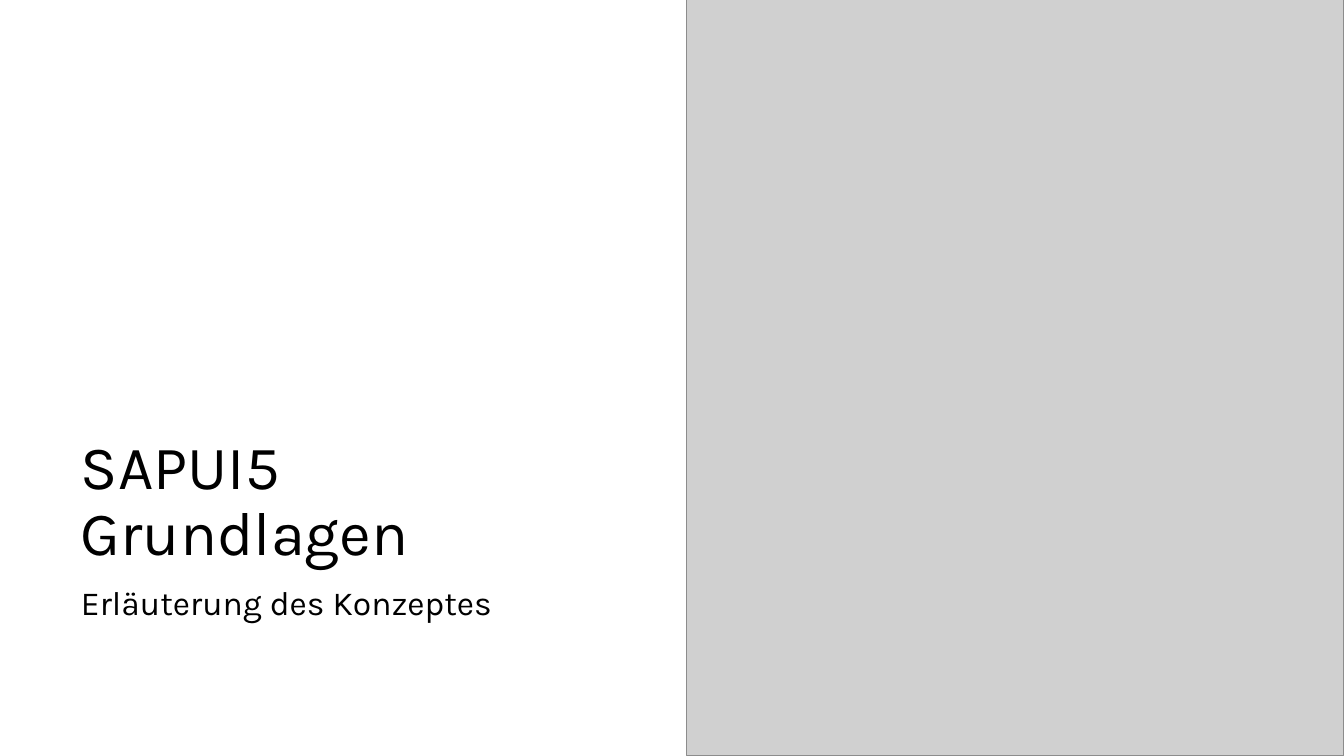
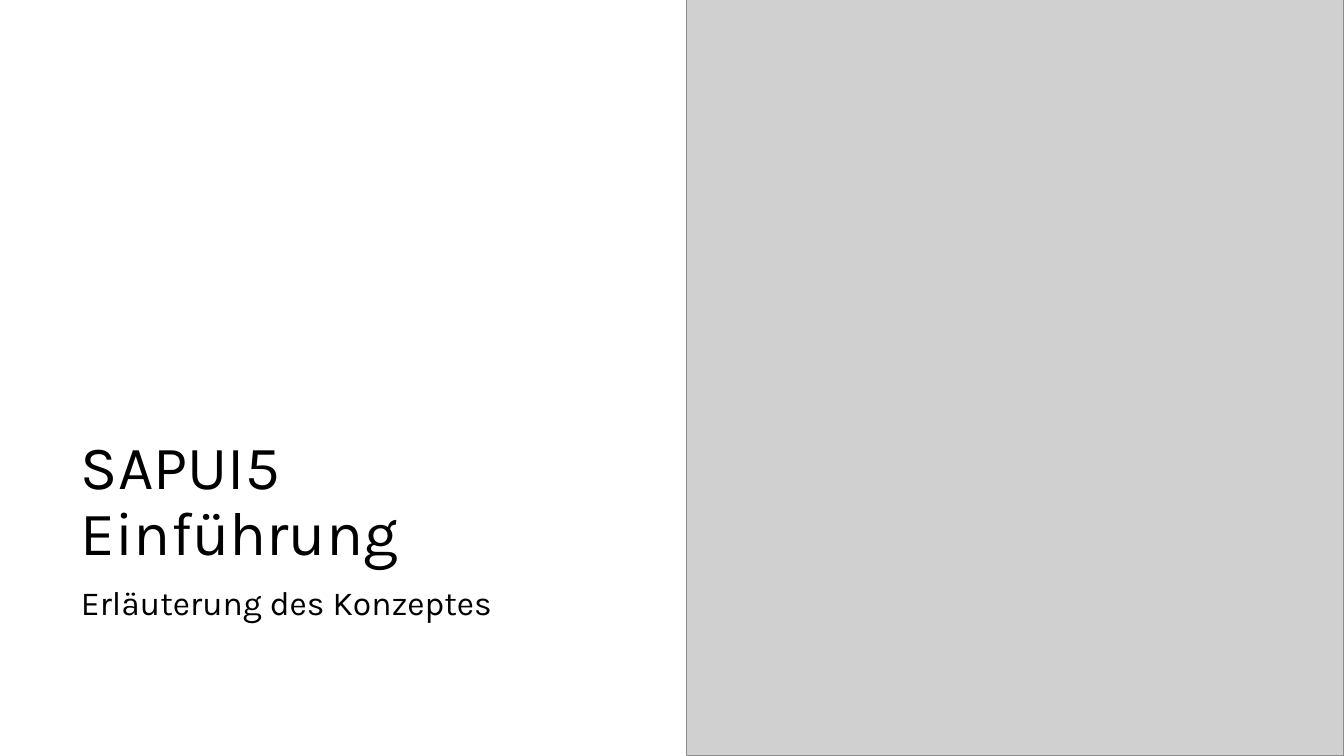
Before and after one commit to MatLange/SAPTraining, a slide deck: slide 16 of Tag01_SAPUI5-Fiori_DE.pptx (slide 13 before the commit). Drawn at 1344x756 pixels with LibreOffice and Linux fonts; fonts in the diff are those of the drawing; grey boxes stand for pictures. Boxes give left, top, right and bottom in pixels: in the first picture for what was removed or moved away, otherwise in the second. Text is boxed around its words. In the diff, an @@ line names an element or a change of style, - is before the commit and + after.

```diff
--- a/Tag01_SAPUI5-Fiori_DE.pptx
+++ b/Tag01_SAPUI5-Fiori_DE.pptx
@@ title at [81,449,398,570]: text changed @@
-SAPUI5 Grundlagen
+SAPUI5 Einführung
```
Also in this commit, not shown: 11 other slides changed, 39 slides added, 1 slide removed, 4 other files.
